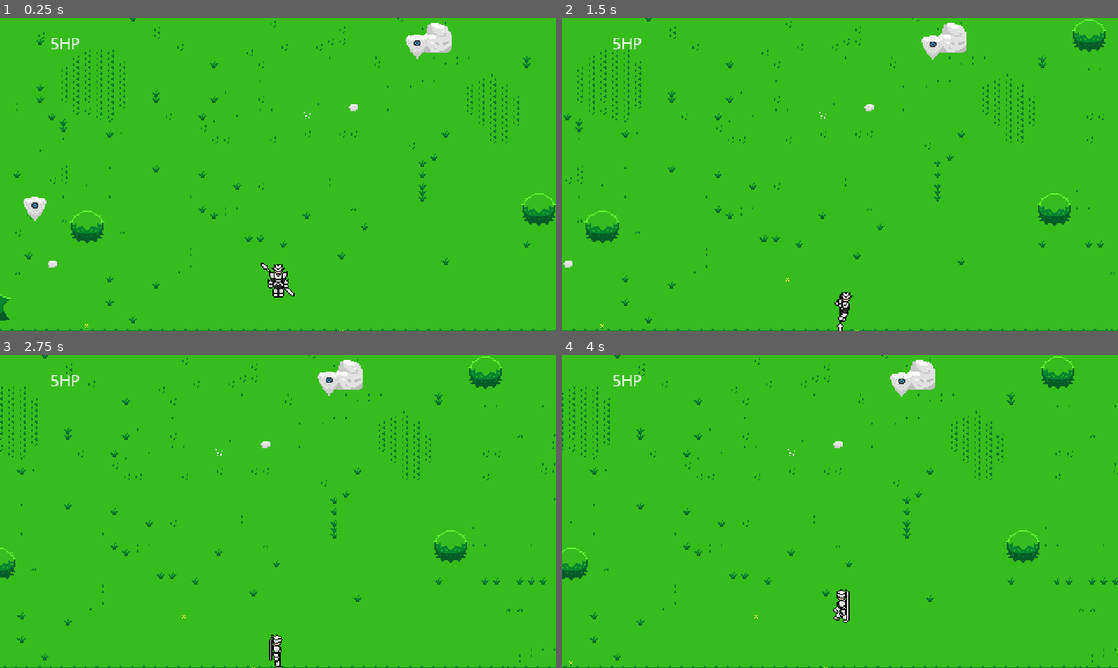
Above: before the commit, frames 1-4 (two rows, left to right).
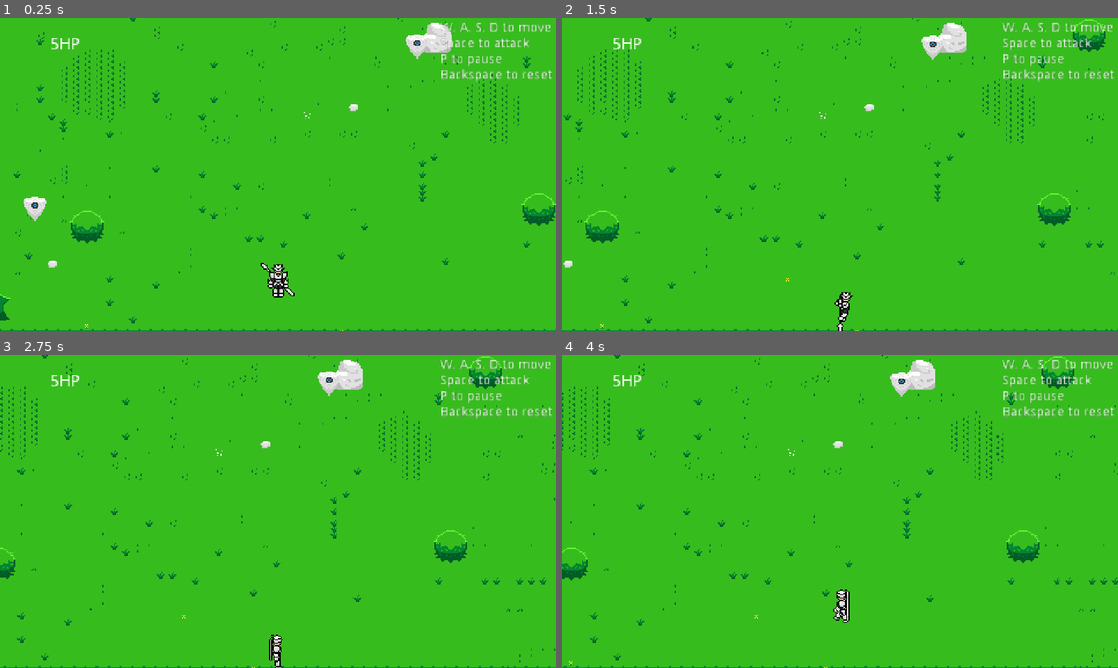
Above: after the commit, the same moments.

Repository: BennyMorales236/ModernRetroGame
Game: Godot game, scene res://Scenes/Game.tscn
Same seed, same stepped clock (60 frames per second), same inputs: the game is played once before the commit and once after it.
Inputs:
- Up to frame 1 (0.25 s): no input
- Up to frame 2 (1.5 s): tap Enter at 0.5 s; hold D (move_right) 0.53-1.28 s; hold Space (attack_button) 0.53-1.28 s; hold S (move_down) from 1.28 s (still down); tap Space (attack_button) at 1.35 s
- Up to frame 3 (2.75 s): release S (move_down) at 2.03 s; hold D (move_right) from 2.03 s (still down); hold Space (attack_button) from 2.03 s (still down)
- Up to frame 4 (4 s): release D (move_right) at 2.78 s; release Space (attack_button) at 2.78 s; hold W (move_up) 2.78-3.53 s; tap Space (attack_button) at 2.85 s; hold A (move_left) from 3.53 s (still down); hold Space (attack_button) from 3.53 s (still down)

The runs differ from the first frame. In frame 1, 0.9% of the frame differs, in the area x 79-100%, y 1-21%; in frame 2, 0.9%; in frame 3, 0.9%; in frame 4, 0.9%.

Commit message:
added control lables

Diff:
--- a/Scenes/HUD.tscn
+++ b/Scenes/HUD.tscn
@@ -35,4 +35,15 @@
 align = 1
 valign = 1
 
+[node name="Controls" type="Label" parent="."]
+margin_left = 380.0
+margin_top = 3.0
+margin_right = 501.0
+margin_bottom = 68.0
+rect_scale = Vector2( 0.8, 0.8 )
+text = "W, A, S, D to move
+Space to attack
+P to pause
+Backspace to reset"
+
 [connection signal="timeout" from="MessageTimer" to="." method="_on_MessageTimer_timeout"]
